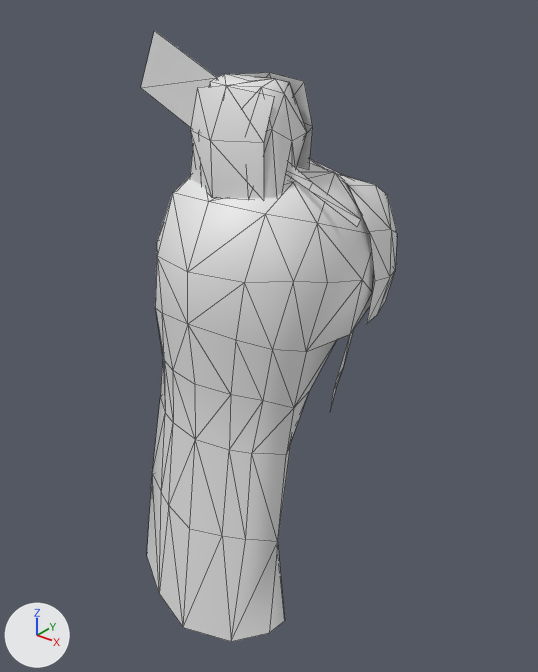
An edit to the glTF model assets/Converted Models/HairStyle/Human Female/Wizard female hair 60.glb, drawn before and after from the same camera.
Rendered twice from a 50 mm lens placed at (0.32, -0.398, 0.266), pointed at (0.002, -0.001, 0.019). The axes (+X, +Y, +Z) are drawn at lower left. The lights are the same throughout. The picture after the commit comes second. Mesh edges are drawn as thin lines.

Names of what the first picture shows: '��ʦŮͷ��60_0', '��ʦŮͷ��60_1', '��ʦŮͷ��60_2'.
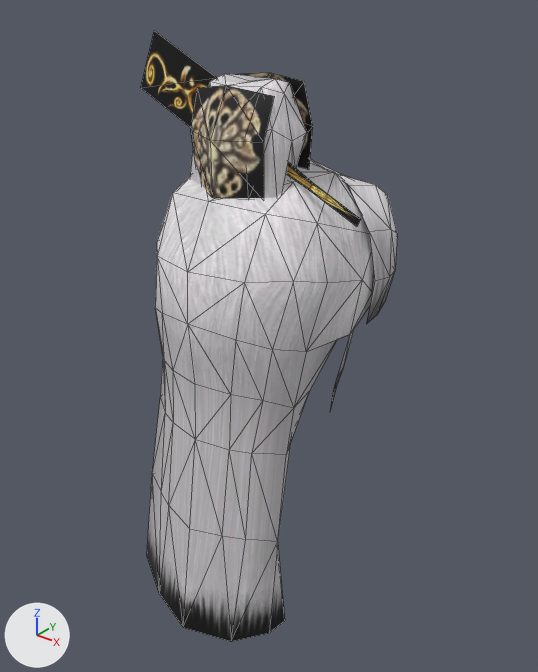
Boxes [x1, y1, x2, y2] around the edits, measured in the pictures (538 x 672 px):
'��ʦŮͷ��60_0', recoloured
    both: [147, 74, 397, 642]
'��ʦŮͷ��60_2', recoloured (darker)
    both: [191, 73, 313, 198]
'��ʦŮͷ��60_1', recoloured
    both: [141, 30, 361, 226]

The change, as a list of edits to the scene's bpy script:
```text
Add img_tex_5100693370146045109_dds:
    img_tex_5100693370146045109_dds = load_image('tex_5100693370146045109.dds', '_unpacked/tex_5100693370146045109.dds', 512, 512, 'sRGB')
Add img_tex_6960625011649863546_dds:
    img_tex_6960625011649863546_dds = load_image('tex_6960625011649863546.dds', '_unpacked/tex_6960625011649863546.dds', 512, 512, 'sRGB')
Add img_tex_6055092352253804169_dds:
    img_tex_6055092352253804169_dds = load_image('tex_6055092352253804169.dds', '_unpacked/tex_6055092352253804169.dds', 512, 512, 'sRGB')
Add mat_法师女头发60_2_mat:
    mat_法师女头发60_2_mat = principled_material('法师女头发60_2_mat')
    mat_法师女头发60_2_mat.texture = img_tex_5100693370146045109_dds
Add mat_法师女头发60_1_mat:
    mat_法师女头发60_1_mat = principled_material('法师女头发60_1_mat')
    mat_法师女头发60_1_mat.texture = img_tex_6960625011649863546_dds
Add mat_法师女头发60_0_mat:
    mat_法师女头发60_0_mat = principled_material('法师女头发60_0_mat')
    mat_法师女头发60_0_mat.texture = img_tex_6055092352253804169_dds
Change me_ʦůͷ__60_0:
    where me_ʦůͷ__60_0.from_pydata(...)  # 245 vertices, 336 faces; spans x -0.079..0.079, y -0.106..0.096, z -0.196..0.208
    add me_ʦůͷ__60_0.materials.append(mat_法师女头发60_0_mat)  # picture img_tex_6055092352253804169_dds
Change me_ʦůͷ__60_1:
    where me_ʦůͷ__60_1.from_pydata(...)  # 14 vertices, 12 faces; spans x -0.095..0.091, y -0.025..-0.024, z 0.128..0.232
    add me_ʦůͷ__60_1.materials.append(mat_法师女头发60_1_mat)  # picture img_tex_6960625011649863546_dds
Change me_ʦůͷ__60_2:
    where me_ʦůͷ__60_2.from_pydata(...)  # 18 vertices, 16 faces; spans x -0.0303..0.0326, y -0.0566..0.0147, z 0.1378..0.2083
    add me_ʦůͷ__60_2.materials.append(mat_法师女头发60_2_mat)  # picture img_tex_5100693370146045109_dds
```
